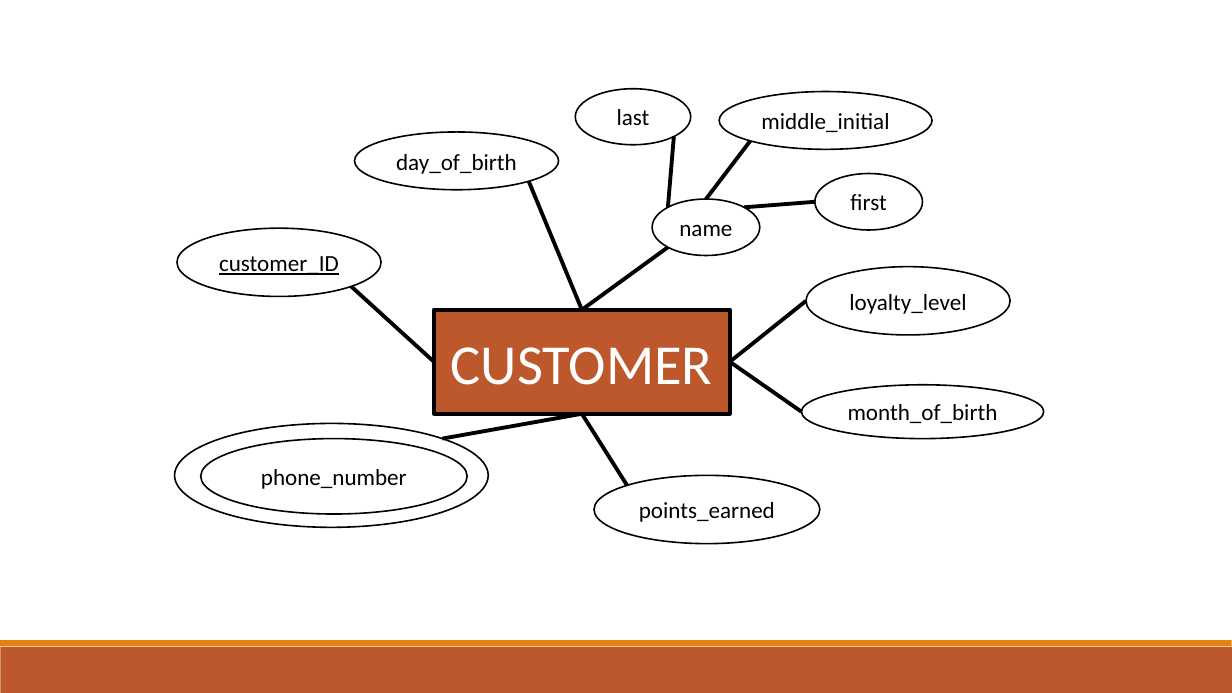
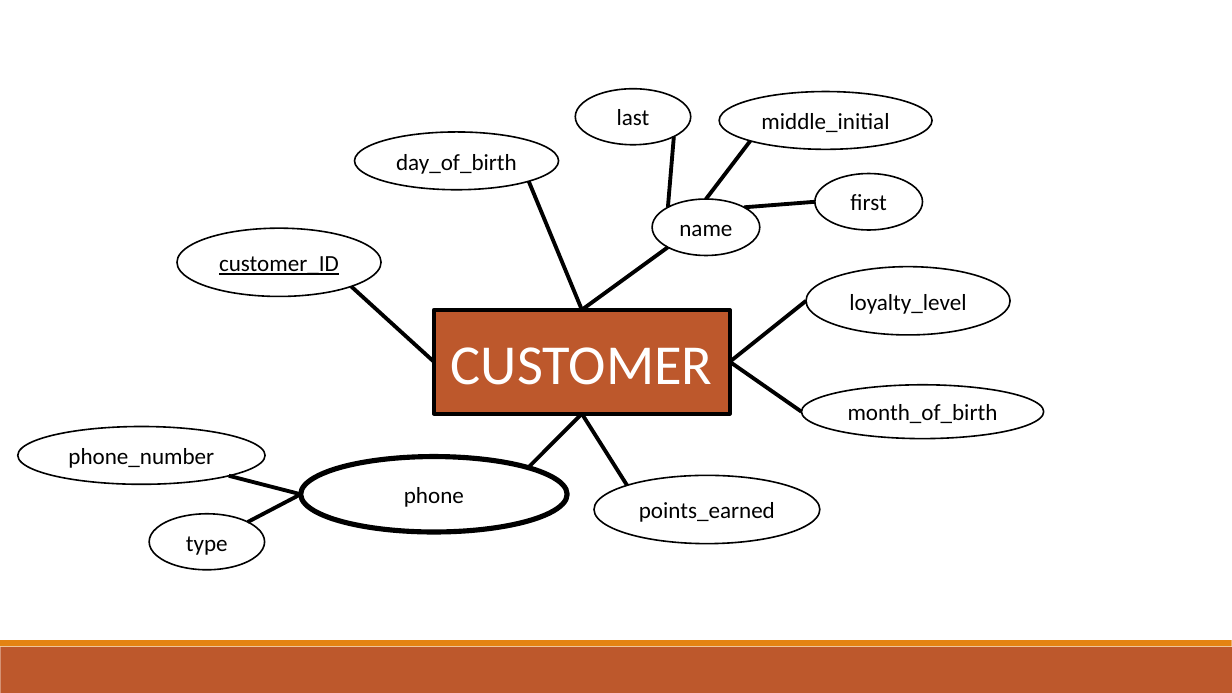
Before and after one commit to cnecciai/BoutiqueCoffee, a slide deck: slide 5 of Project/ER Model.pptx. Drawn at 1232x693 pixels with LibreOffice and Linux fonts; fonts in the diff are those of the drawing. Boxes give left, top, right and bottom in pixels: in the first picture for what was removed or moved away, otherwise in the second. Text is boxed around its words. In the diff, an @@ line names an element or a change of style, - is before the commit and + after.

Commit message:
added phone attributes and cleaned up lines

```diff
--- a/Project/ER Model.pptx
+++ b/Project/ER Model.pptx
@@ line moved from (443, 439) - (582, 414) to (529, 468) - (582, 414) @@
@@ ellipse added at (x1=18, y1=427, x2=265, y2=485), fill #FFFFFF, outline #000000 1.25 pt, 18 pt, text #000000 @@
+phone_number
@@ ellipse removed at (x1=175, y1=423, x2=489, y2=527) @@
@@ line added from (229, 476) to (300, 494), #000000 3 pt @@
@@ ellipse "phone" moved from (x1=201, y1=439, x2=467, y2=515) to (x1=300, y1=457, x2=567, y2=532) @@
@@ ellipse "phone" at (x1=300, y1=457, x2=567, y2=532): outline #000000 1.25 pt to #000000 4 pt @@
@@ line added from (248, 522) to (300, 494), #000000 3 pt @@
@@ text in ellipse at (x1=404, y1=487, x2=464, y2=507): text changed @@
-phone_number
+phone
@@ ellipse added at (x1=149, y1=514, x2=264, y2=570), fill #FFFFFF, outline #000000 1.25 pt, 18 pt, text #000000 @@
+type
```
Also in this commit, not shown: 1 other slide changed.
